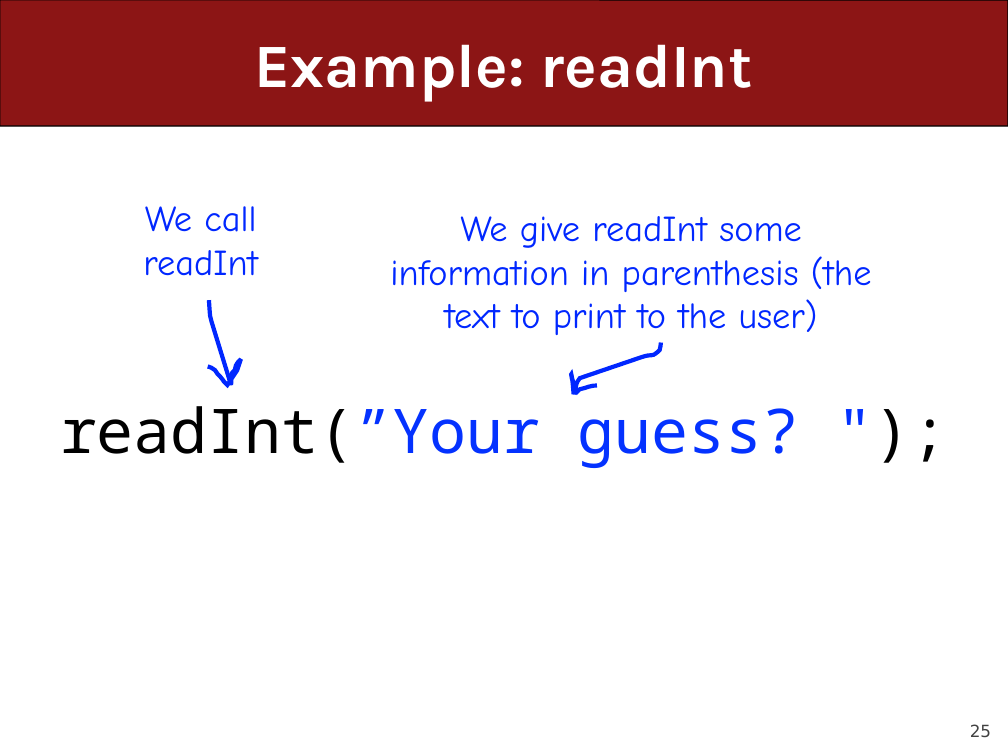
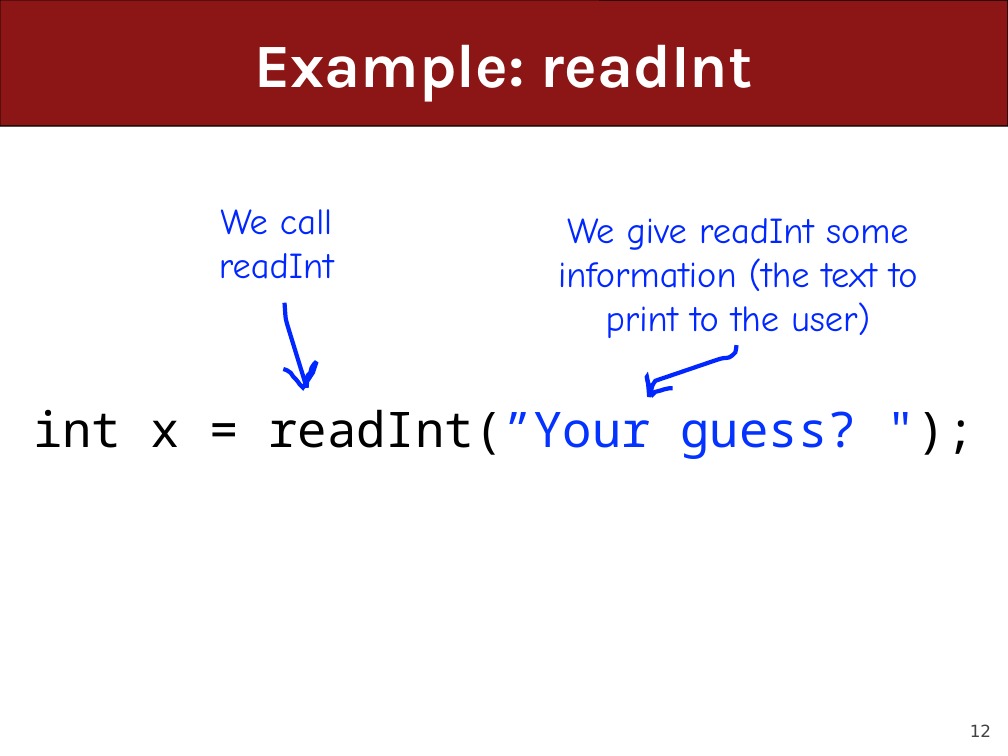
Before and after one commit to ckincaid17/cs106a-summer-2018, a slide deck: slide 12 of WWW/lectures/Lecture8/Lecture8.pptx (slide 25 before the commit). Drawn at 1008x756 pixels with LibreOffice and Linux fonts; fonts in the diff are those of the drawing. Boxes give left, top, right and bottom in pixels: in the first picture for what was removed or moved away, otherwise in the second. Text is boxed around its words. In the diff, an @@ line names an element or a change of style, - is before the commit and + after.

```diff
--- a/WWW/lectures/Lecture8/Lecture8.pptx
+++ b/WWW/lectures/Lecture8/Lecture8.pptx
@@ text "We call readInt" moved from (x1=143, y1=206, x2=258, y2=276) to (x1=219, y1=209, x2=334, y2=279) @@
@@ text at (x1=558, y1=218, x2=918, y2=338): text changed @@
-We give readInt some information in parenthesis (the text to print to the user)
+We give readInt some information (the text to print to the user)
@@ freeform shape moved from (x1=208, y1=300, x2=241, y2=385) to (x1=283, y1=302, x2=317, y2=387) @@
@@ freeform shape moved from (x1=572, y1=343, x2=661, y2=394) to (x1=647, y1=345, x2=737, y2=396) @@
@@ text at (x1=33, y1=409, x2=856, y2=459): text changed; size 44 to 35 pt; text colour #0432FF to #000000 @@
-readInt(”Your guess? ");
+int x = readInt(”Your guess? ");
@@ page number at (x1=970, y1=724, x2=991, y2=737): text changed @@
-25
+12
```
Also in this commit, not shown: 5 other slides changed, 17 slides added, 23 slides removed, 1 other file.
